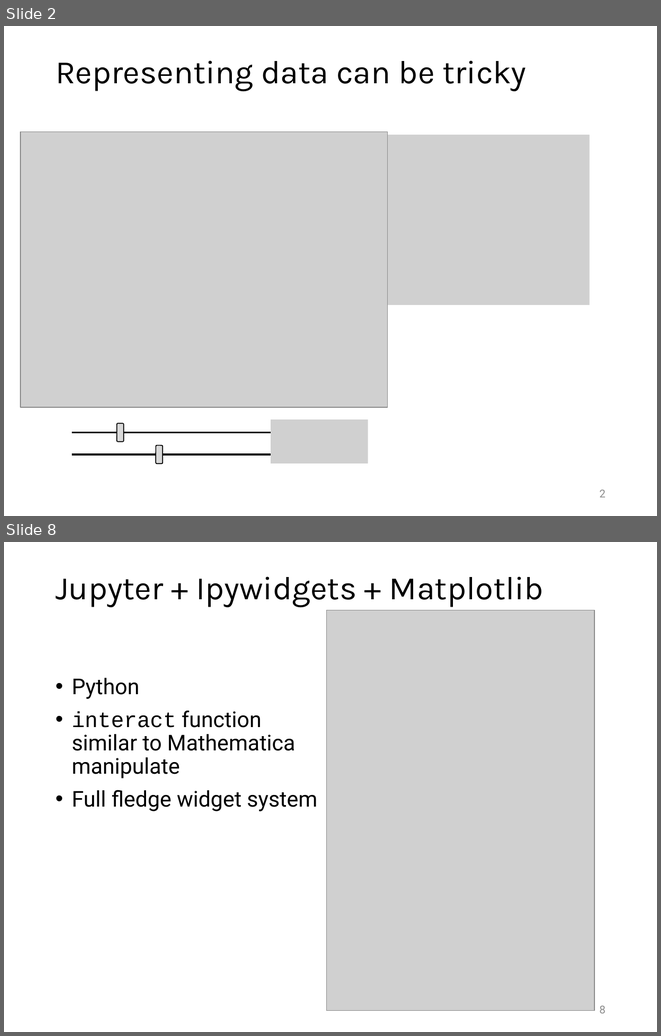
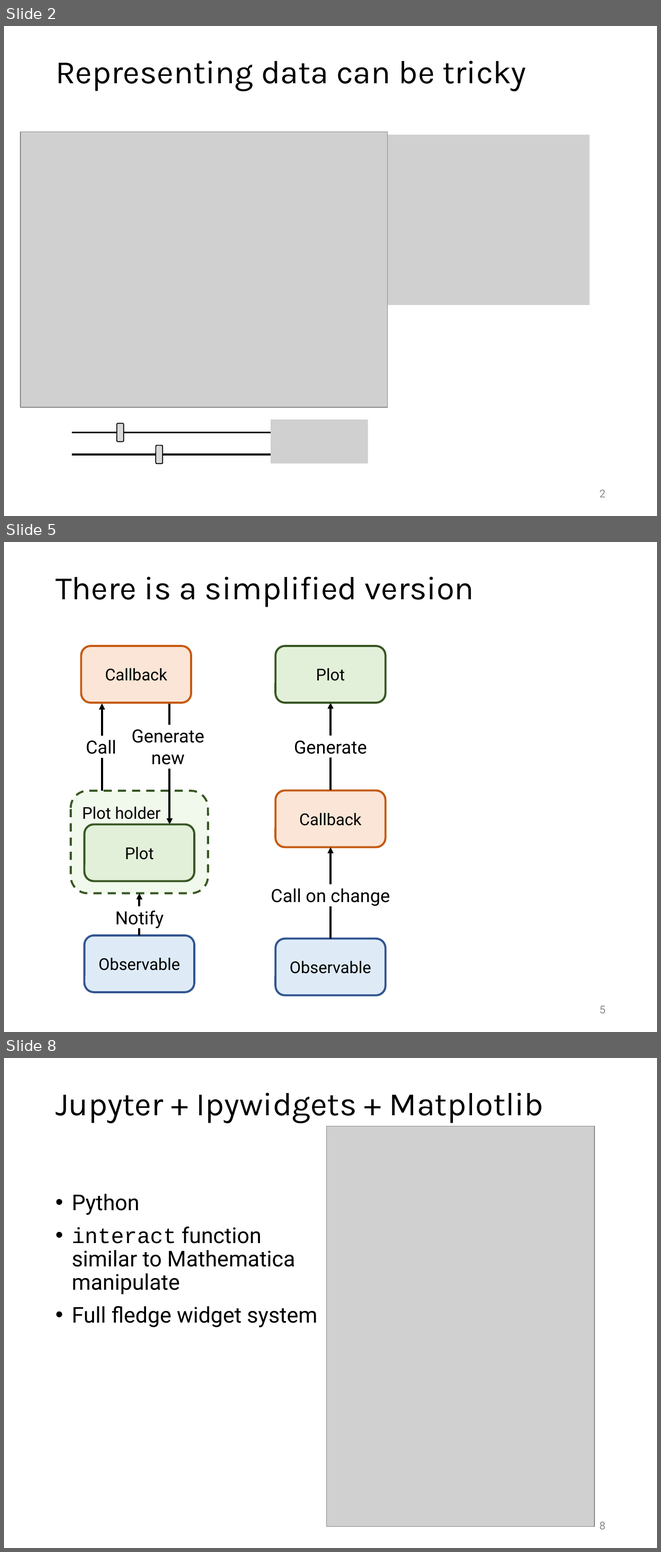
Before and after one commit to Kolaru/SimpleInteractiveExamples, a slide deck: CUISummerSchool2022.pptx. Shown one above the other, each under a label of ours: slides 2 and 8 before the commit, slides 2, 5 and 8 after it; the slides between them are not shown. The pictures are 661x1036 and 661x1552 pixels, drawn with LibreOffice and Linux fonts; fonts in the diff are those of the drawing; grey boxes stand for pictures. Boxes give left, top, right and bottom in pixels: in the first picture for what was removed or moved away, otherwise in the second. Text is boxed around its words. In the diff, an @@ line names an element or a change of style, - is before the commit and + after.

```diff
--- a/CUISummerSchool2022.pptx
+++ b/CUISummerSchool2022.pptx
@@ slide 5 added at <box>4,542,657,1032</box>, background #FFFFFF @@
@@ title added at <box>55,576,474,607</box>, 36 pt, text #000000 @@
+There is a simplified version
@@ group added at <box>271,646,390,995</box>: 3 rounded rectangles, 2 arrows, 2 texts @@
+Observable
+Callback
+Call on change
+Generate
+Plot
@@ group added at <box>71,646,208,992</box>: 4 rounded rectangles, 3 arrows, 3 texts @@
+Observable
+Plot holder
+Callback
+Notify
+Call
+Generate new
+Plot
@@ page number added at <box>599,1005,606,1013</box>, 12 pt, text #8C8C8C @@
+5
```
Also in this commit, not shown: 4 slides changed, 1 other slide added, 1 slide removed.
